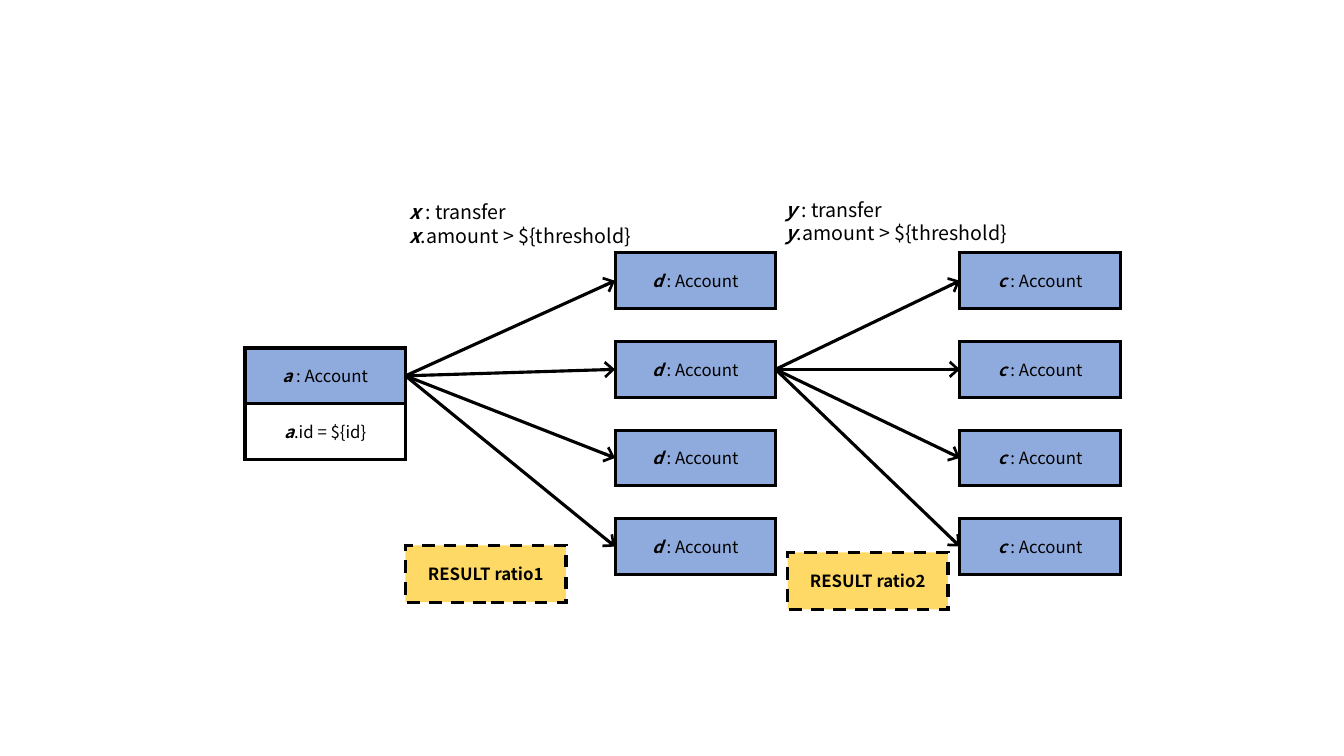
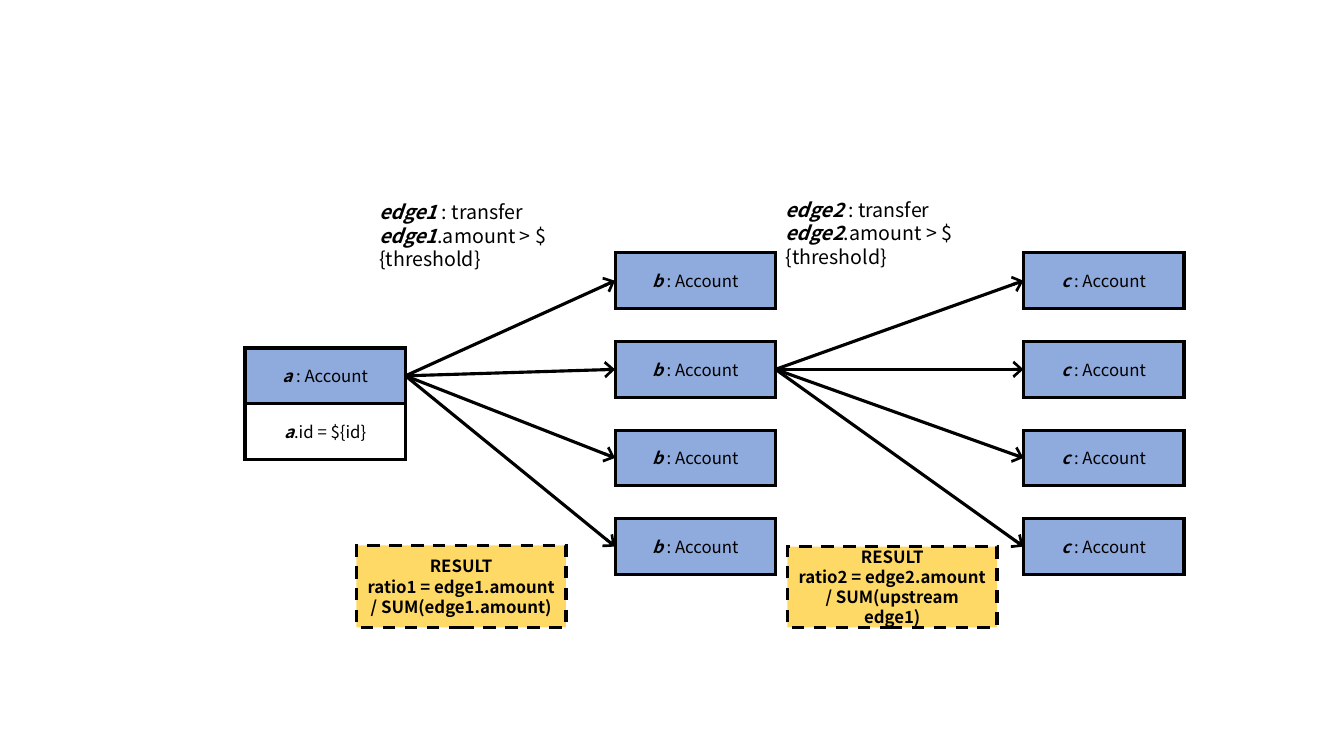
Before and after one commit to ldbc/ldbc_finbench_docs, a slide deck: slide 9 of patterns/transaction-complex-read.pptx. Drawn at 1344x756 pixels with LibreOffice and Linux fonts; fonts in the diff are those of the drawing. Boxes give left, top, right and bottom in pixels: in the first picture for what was removed or moved away, otherwise in the second. Text is boxed around its words. In the diff, an @@ line names an element or a change of style, - is before the commit and + after.

Commit message:
fix #20: specify the ratio in complex read query 9

```diff
--- a/patterns/transaction-complex-read.pptx
+++ b/patterns/transaction-complex-read.pptx
@@ text at (379,203,523,270): text changed @@
-x : transfer
-x.amount > ${threshold}
+edge1 : transfer
+edge1.amount > ${threshold}
@@ text at (785,201,929,268): text changed @@
-y : transfer
-y.amount > ${threshold}
+edge2 : transfer
+edge2.amount > ${threshold}
@@ text in rectangle at (652,273,738,287): text changed @@
-d : Account
+b : Account
@@ arrow moved from (775, 369) - (960, 281) to (775, 369) - (1023, 281) @@
@@ text in rectangle at (652,362,738,376): text changed @@
-d : Account
+b : Account
@@ arrow moved from (775, 369) - (960, 546) to (775, 369) - (1023, 546) @@
@@ arrow moved from (775, 369) - (960, 458) to (775, 369) - (1023, 458) @@
@@ arrow moved from (775, 369) - (960, 369) to (775, 369) - (1023, 369) @@
@@ text in rectangle at (652,450,738,464): text changed @@
-d : Account
+b : Account
@@ text in rectangle at (652,539,738,553): text changed @@
-d : Account
+b : Account
@@ 4 rectangles: place and size @@
-4 rectangles at (960,253,1120,575)
+4 rectangles at (1023,253,1184,575)
@@ rectangle "RESULT": place and size @@
-rectangle "RESULT" at (405,545,566,602)
+rectangle "RESULT" at (357,545,567,627)
@@ text in rectangle at (368,559,554,617): text changed @@
-RESULT ratio1
+RESULT
+ratio1 = edge1.amount / SUM(edge1.amount)
@@ rectangle "RESULT": place and size @@
-rectangle "RESULT" at (787,553,948,609)
+rectangle "RESULT" at (787,546,997,627)
@@ text in rectangle at (799,546,985,628): text changed @@
-RESULT ratio2
+RESULT
+ratio2 = edge2.amount / SUM(upstream edge1)
```
Also in this commit, not shown: 2 other files.
